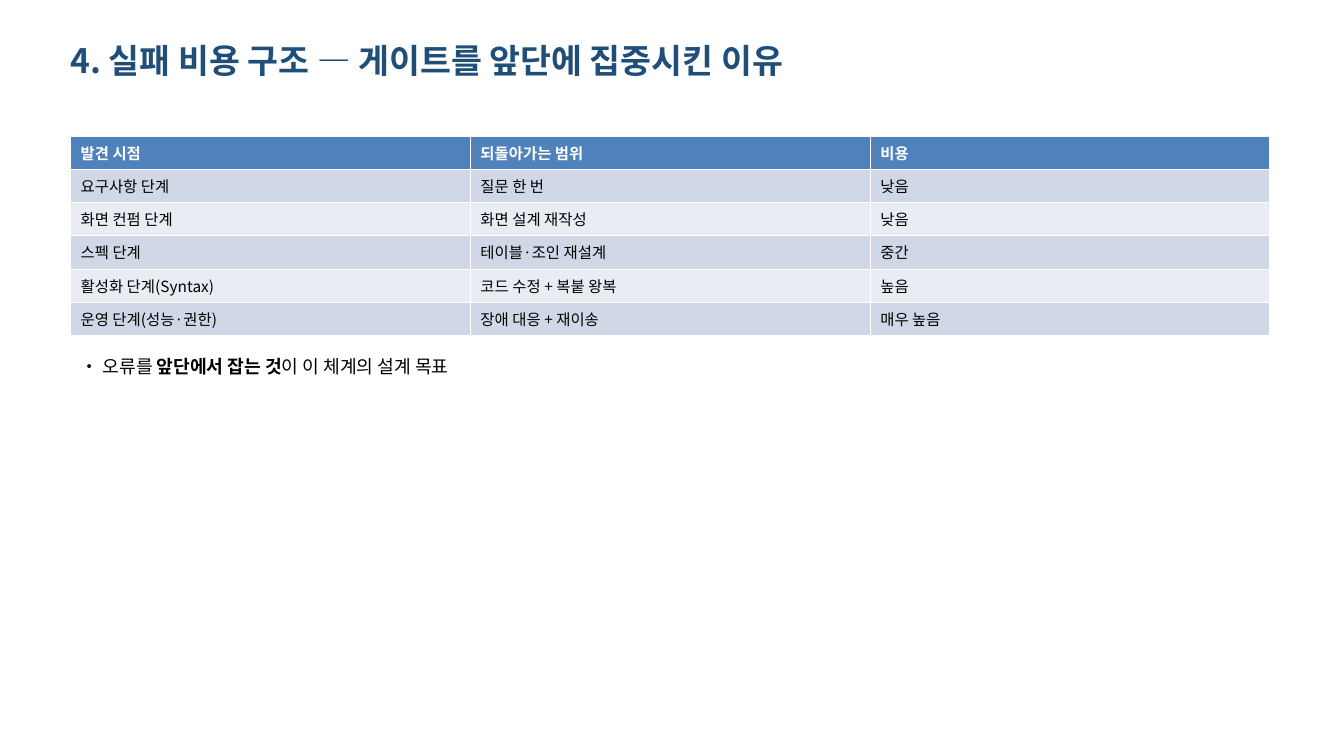
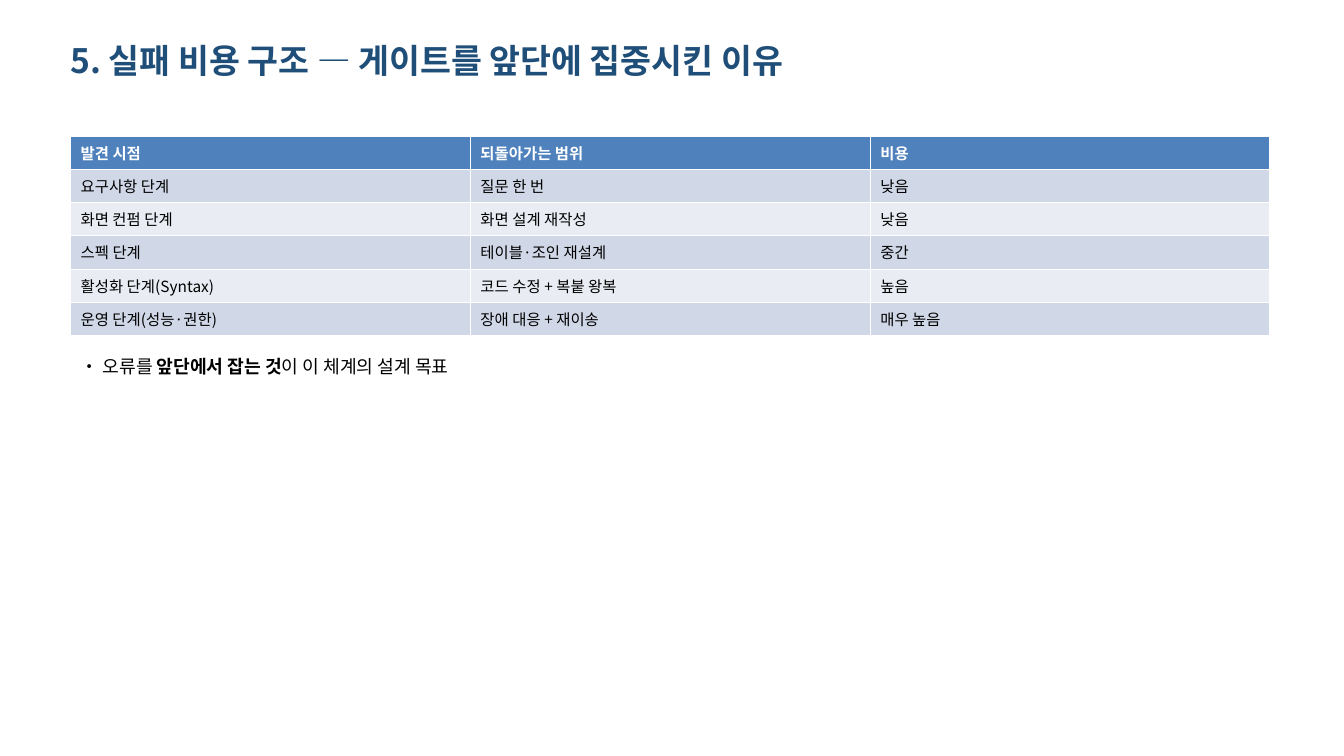
Before and after one commit to hyosungitx00/AI, a slide deck: slide 8 of report/dist/ai-abap-result-deck.pptx (slide 6 before the commit). Drawn at 1344x756 pixels with LibreOffice and Linux fonts; fonts in the diff are those of the drawing. Boxes give left, top, right and bottom in pixels: in the first picture for what was removed or moved away, otherwise in the second. Text is boxed around its words. In the diff, an @@ line names an element or a change of style, - is before the commit and + after.

```diff
--- a/report/dist/ai-abap-result-deck.pptx
+++ b/report/dist/ai-abap-result-deck.pptx
@@ text at [70,44,783,76]: text changed @@
-4. 실패 비용 구조 — 게이트를 앞단에 집중시킨 이유
+5. 실패 비용 구조 — 게이트를 앞단에 집중시킨 이유
```
Also in this commit, not shown: 12 other slides changed, 7 slides added, 3 slides removed, 2 other files.
